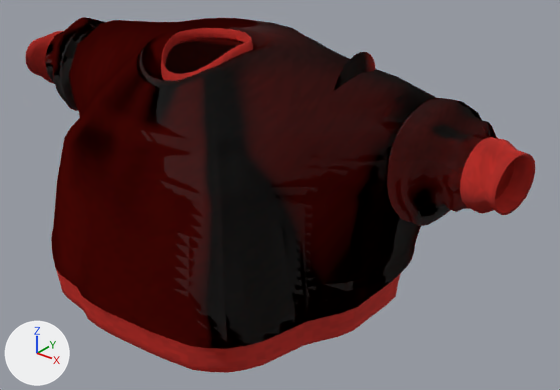
A saved change to the glTF model art/world_assets/sweater/out/rosa_sweater.glb.
The view is the same before and after, from a 50 mm camera at (0.886, -0.966, 1.489) aimed at (0.109, 0.005, 0.887). Lighting does not change. The marker at lower left points along +X, +Y and +Z. The older version comes first. Vertices at exactly the same position are counted once.

Objects in the first picture: 'Sweater'.
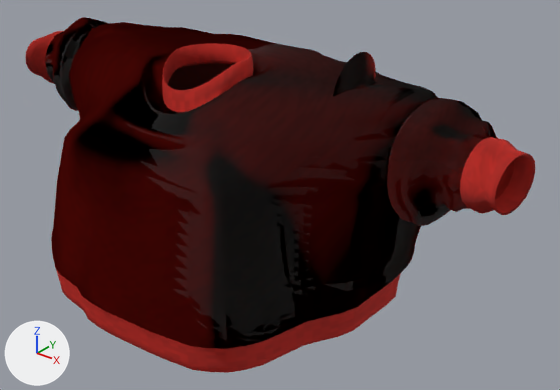
Pixel boxes [x1, y1, x2, y2] of what changed, in the pictures (560 x 390 px; the box of a moved part takes in the faces that stretch with it):
'Sweater', reshaped, surface changed
    both: [26, 17, 535, 373]
part 1 of me_rosa_sweater, moved or reshaped
    before: [64, 18, 436, 204]
    after: [64, 22, 438, 204]
part 2 of me_rosa_sweater, surface changed
    both: [66, 22, 436, 348]

The edits, one by one:
me_rosa_sweater has 4160 vertices, 8064 faces and spans x -0.533..0.541, y -0.33..0.237, z 0.713..1.17.
me_rosa_sweater is used by ob_sweater; location (0.0, 0.0, 0.0).
me_rosa_sweater part 1: 828 of 4160 vertices moved; they spanned x -0.393..0.379, y -0.261..0.173, z 0.963..1.162 and now span x -0.394..0.382, y -0.26..0.175, z 0.963..1.135; mean shift (0.0, 0.003, -0.028); largest move (-0.002, -0.168, 1.122) -> (-0.002, -0.162, 1.064).
me_rosa_sweater part 2: texture (UV) coordinates of 3507 of 8064 faces, centred in x -0.387..0.383, y -0.327..0.235, z 0.771..1.162, changed; they spanned u 0.02..0.77, v 0.37..0.95 and now span u 0.02..0.77, v 0.37..0.95.
